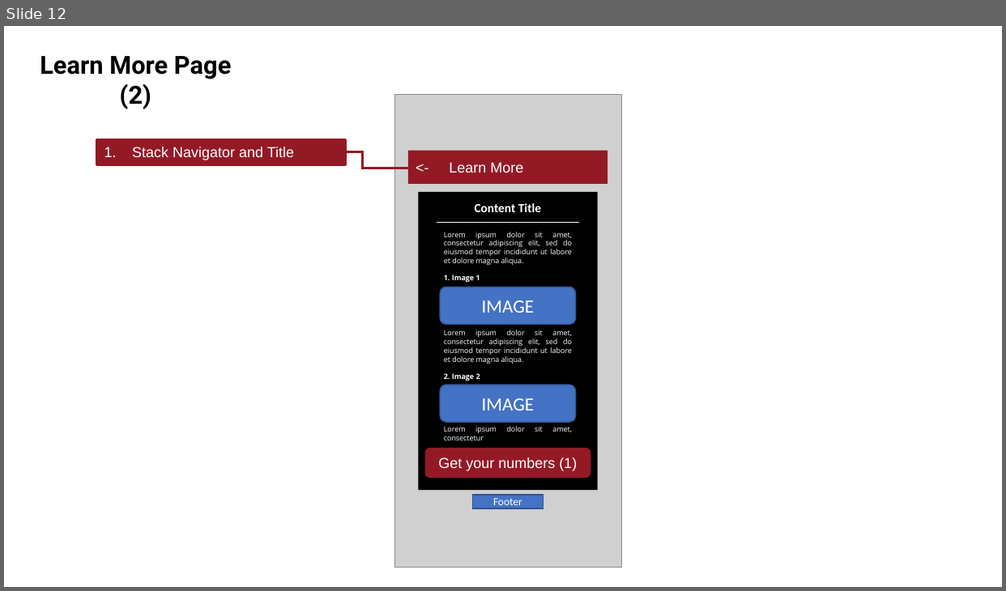
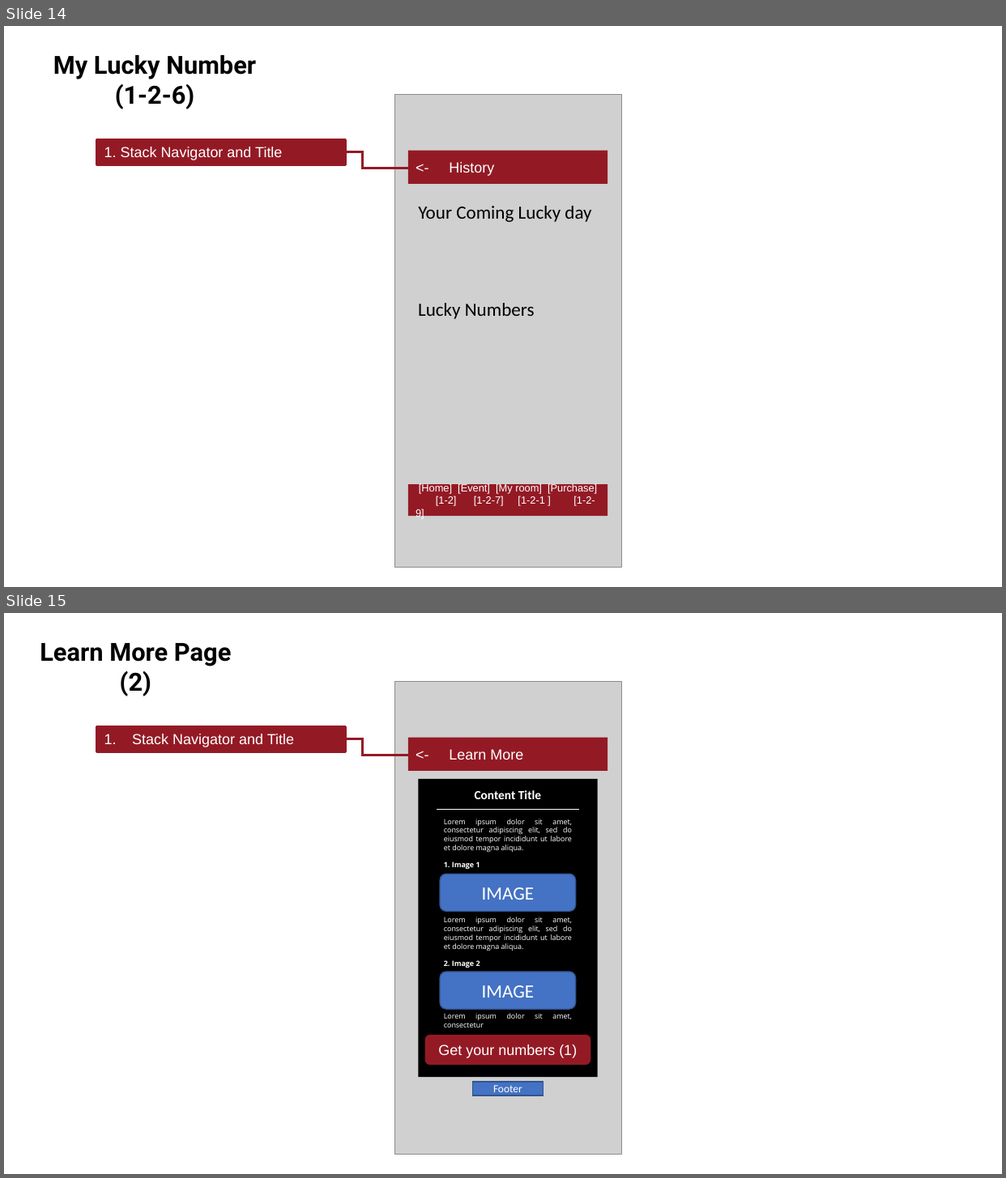
Before and after one commit to ByeonghoonJeon/myShopping, a slide deck: myLottoUXDesign - Copy.pptx. Shown one above the other, each under a label of ours: slide 12 before the commit, slides 14 and 15 after it. The pictures are 1006x591 and 1006x1178 pixels, drawn with LibreOffice and Linux fonts; fonts in the diff are those of the drawing; grey boxes stand for pictures. Boxes give left, top, right and bottom in pixels: in the first picture for what was removed or moved away, otherwise in the second. Text is boxed around its words. In the diff, an @@ line names an element or a change of style, - is before the commit and + after.

```diff
--- a/myLottoUXDesign - Copy.pptx
+++ b/myLottoUXDesign - Copy.pptx
@@ slide 14 added at (x1=4, y1=26, x2=1002, y2=587), background #FFFFFF @@
@@ text added at (x1=53, y1=55, x2=256, y2=109), 24 pt, text #000000, bold @@
+My Lucky Number
+(1-2-6)
@@ picture added at (x1=394, y1=95, x2=621, y2=568) @@
@@ rectangle added at (x1=97, y1=139, x2=346, y2=165), fill #931A25, outline #931A25 2.25 pt, 14 pt, text #FFFFFF @@
+1. Stack Navigator and Title
@@ elbow line added from (314, 152) to (411, 169), #931A25 2.25 pt @@
@@ rounded rectangle added at (x1=408, y1=150, x2=607, y2=184), fill #931A25, 14 pt, text #FFFFFF @@
+<- History
@@ text added at (x1=418, y1=206, x2=591, y2=222), 18 pt, text #000000 @@
+Your Coming Lucky day
@@ text added at (x1=418, y1=303, x2=535, y2=319), 18 pt, text #000000 @@
+Lucky Numbers
@@ rounded rectangle added at (x1=408, y1=485, x2=607, y2=516), fill #931A25, 10 pt, text #FFFFFF @@
+[Home] [Event] [My room] [Purchase]
+[1-2] [1-2-7] [1-2-1 ] [1-2-9]
@@ what was slide 12 is now slide 15 @@
```
Also in this commit, not shown: 1 slide changed, 2 other slides added.
